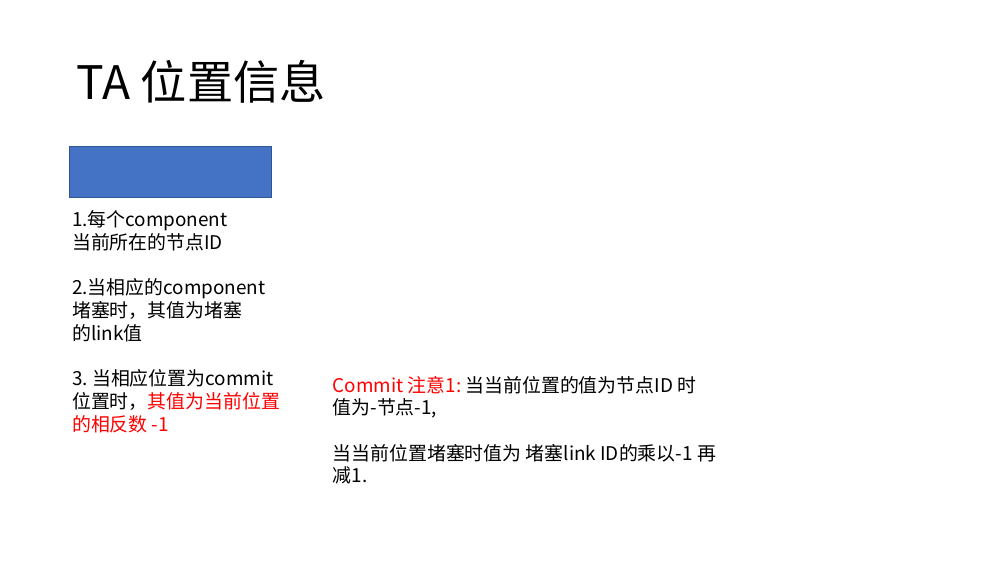
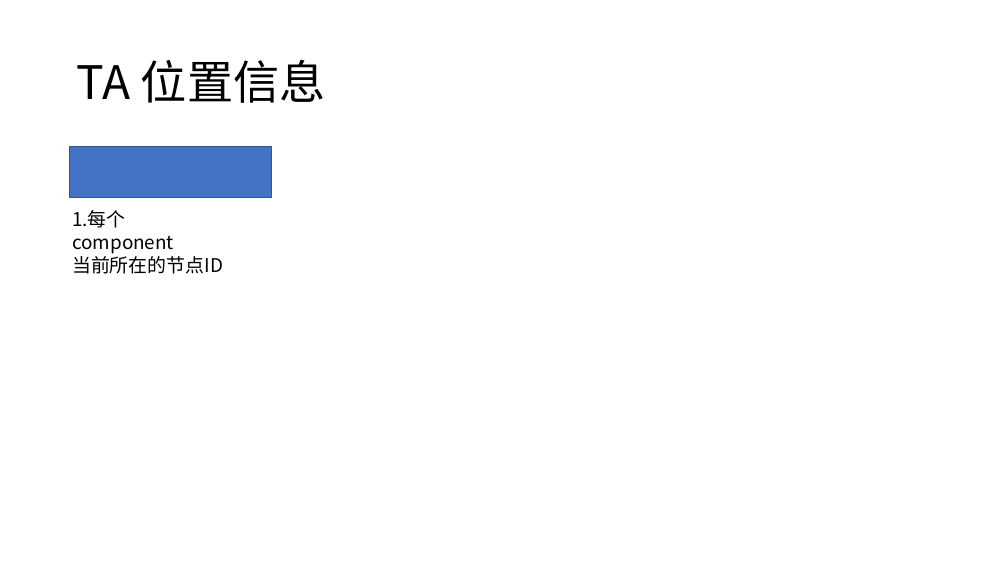
Before and after one commit to djuanbei/graphmodel, a slide deck: slide 6 of Graph model.pptx. Drawn at 1008x567 pixels with LibreOffice and Linux fonts; fonts in the diff are those of the drawing. Boxes give left, top, right and bottom in pixels: in the first picture for what was removed or moved away, otherwise in the second. Text is boxed around its words. In the diff, an @@ line names an element or a change of style, - is before the commit and + after.

```diff
--- a/Graph model.pptx
+++ b/Graph model.pptx
@@ text at [72,278,280,433]: paragraphs removed @@
-2.当相应的component
-堵塞时，其值为堵塞
-的link值
-3. 当相应位置为commit
-位置时，其值为当前位置
-的相反数 -1
@@ text removed at [333,376,716,484] @@
-Commit 注意1: 当当前位置的值为节点ID 时
-值为-节点-1,
-当当前位置堵塞时值为 堵塞link ID的乘以-1 再
-减1.
```
Also in this commit, not shown: 1 other slide changed, 7 other files.
